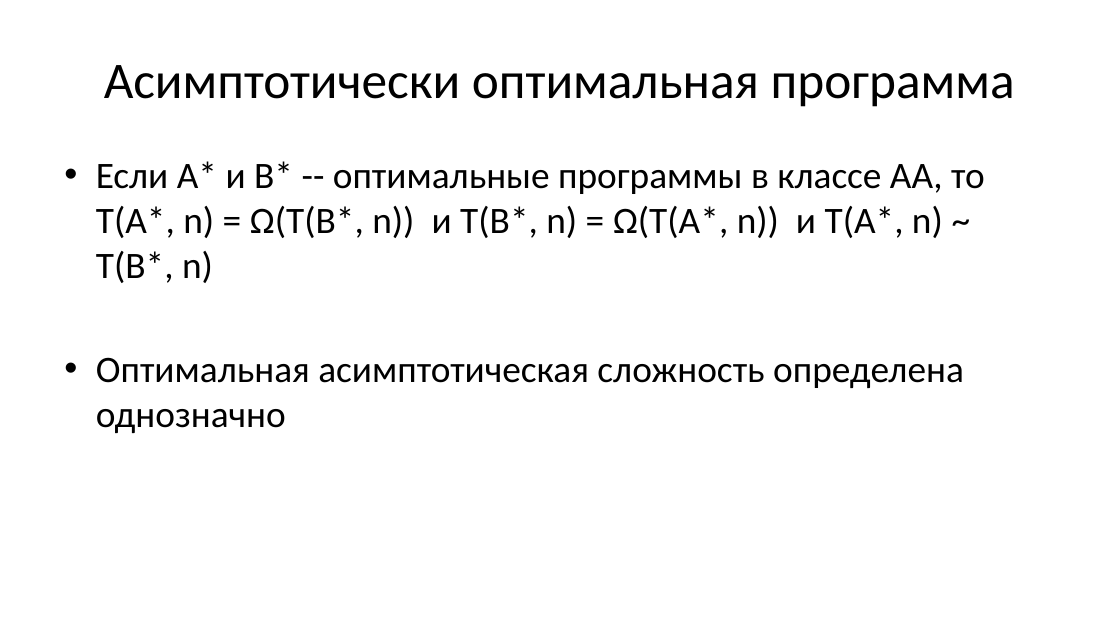
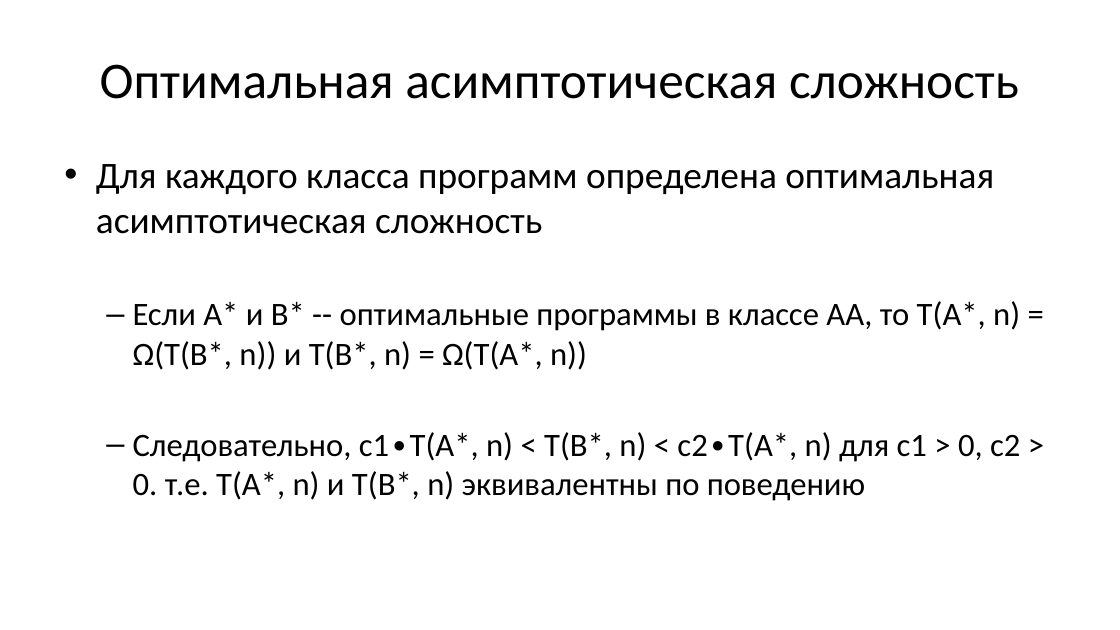
Before and after one commit to Evgueni-Petrov-aka-espetrov/Algorithms-and-Programming-in-C-pptx, a slide deck: slide 27 of 22 Оценка сложности вычислительных алгоритмов.pptx (slide 25 before the commit). Drawn at 1120x630 pixels with LibreOffice and Linux fonts; fonts in the diff are those of the drawing. Boxes give left, top, right and bottom in pixels: in the first picture for what was removed or moved away, otherwise in the second. Text is boxed around its words. In the diff, an @@ line names an element or a change of style, - is before the commit and + after.

Commit message:
добавил пример с деревом трасс; исправил слайды про асимптотическую сложность

```diff
--- a/22 Оценка сложности вычислительных алгоритмов.pptx
+++ b/22 Оценка сложности вычислительных алгоритмов.pptx
@@ title at (100, 64, 1019, 99): text changed @@
-Асимптотически оптимальная программа
+Оптимальная асимптотическая сложность
@@ text at (96, 164, 1020, 501): text changed; size 32 to 28 pt @@
-• Если A* и B* -- оптимальные программы в классе АА, то T(А*, n) = Ω(Т(B*, n)) и T(В*, n) = Ω(Т(А*, n)) и T(А*, n) ~ Т(B*, n)
-• Оптимальная асимптотическая сложность определена однозначно
+• Для каждого класса программ определена оптимальная асимптотическая сложность
+  – Если A* и B* -- оптимальные программы в классе АА, то T(А*, n) = Ω(Т(B*, n)) и T(В*, n) = Ω(Т(А*, n))
+  – Следовательно, с1∙T(A*, n) < T(B*, n) < c2∙T(A*, n) для c1 > 0, c2 > 0. т.е. T(A*, n) и T(B*, n) эквивалентны по поведению
```
Also in this commit, not shown: 5 other slides changed, 3 slides added, 1 slide removed.
